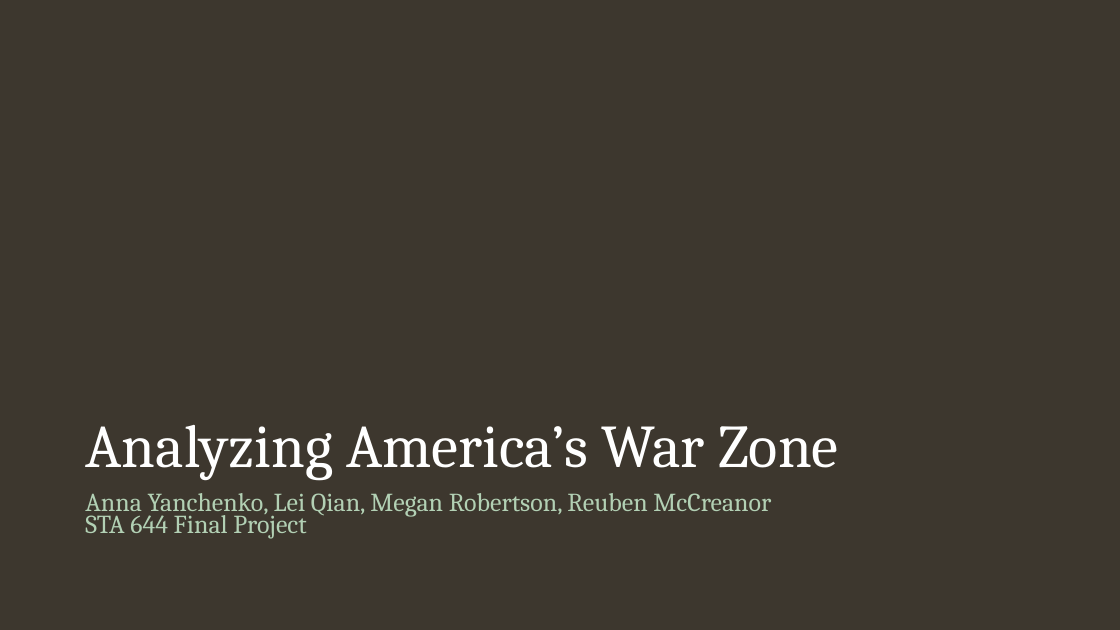
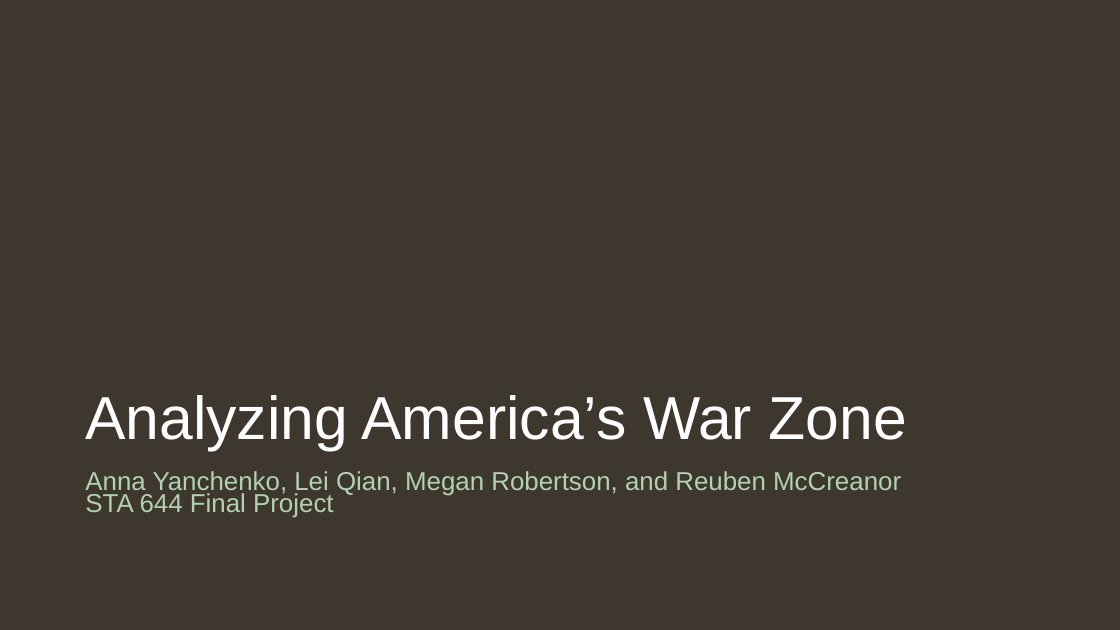
Before and after one commit to EEPlei/Americas-Warzone-Class-Project, a slide deck: slide 1 of Slides/final_slides.pptx. Drawn at 1120x630 pixels with LibreOffice and Linux fonts; fonts in the diff are those of the drawing; background and template pictures are left out. Boxes give left, top, right and bottom in pixels: in the first picture for what was removed or moved away, otherwise in the second. Text is boxed around its words. In the diff, an @@ line names an element or a change of style, - is before the commit and + after.

```diff
--- a/Slides/final_slides.pptx
+++ b/Slides/final_slides.pptx
@@ title "Analyzing America’s War Zone": place and size @@
-title "Analyzing America’s War Zone" at [85, 425, 838, 480]
+title "Analyzing America’s War Zone" at [85, 395, 907, 450]
@@ title "Analyzing America’s War Zone" at [85, 395, 907, 450]: font Cambria to Arial @@
@@ subtitle "Anna Yanchenko, Lei Qian, Megan ...": place and size @@
-subtitle "Anna Yanchenko, Lei Qian, Megan ..." at [85, 493, 771, 539]
+subtitle "Anna Yanchenko, Lei Qian, Megan ..." at [85, 471, 901, 518]
@@ subtitle at [85, 471, 901, 496]: text changed; font Cambria to Arial @@
-Anna Yanchenko, Lei Qian, Megan Robertson, Reuben McCreanor
+Anna Yanchenko, Lei Qian, Megan Robertson, and Reuben McCreanor
@@ subtitle at [85, 491, 334, 518]: font Cambria to Arial in "STA 644 Final Project" @@
```
Also in this commit, not shown: 3 other slides changed, 8 slides added, 1 slide removed.
